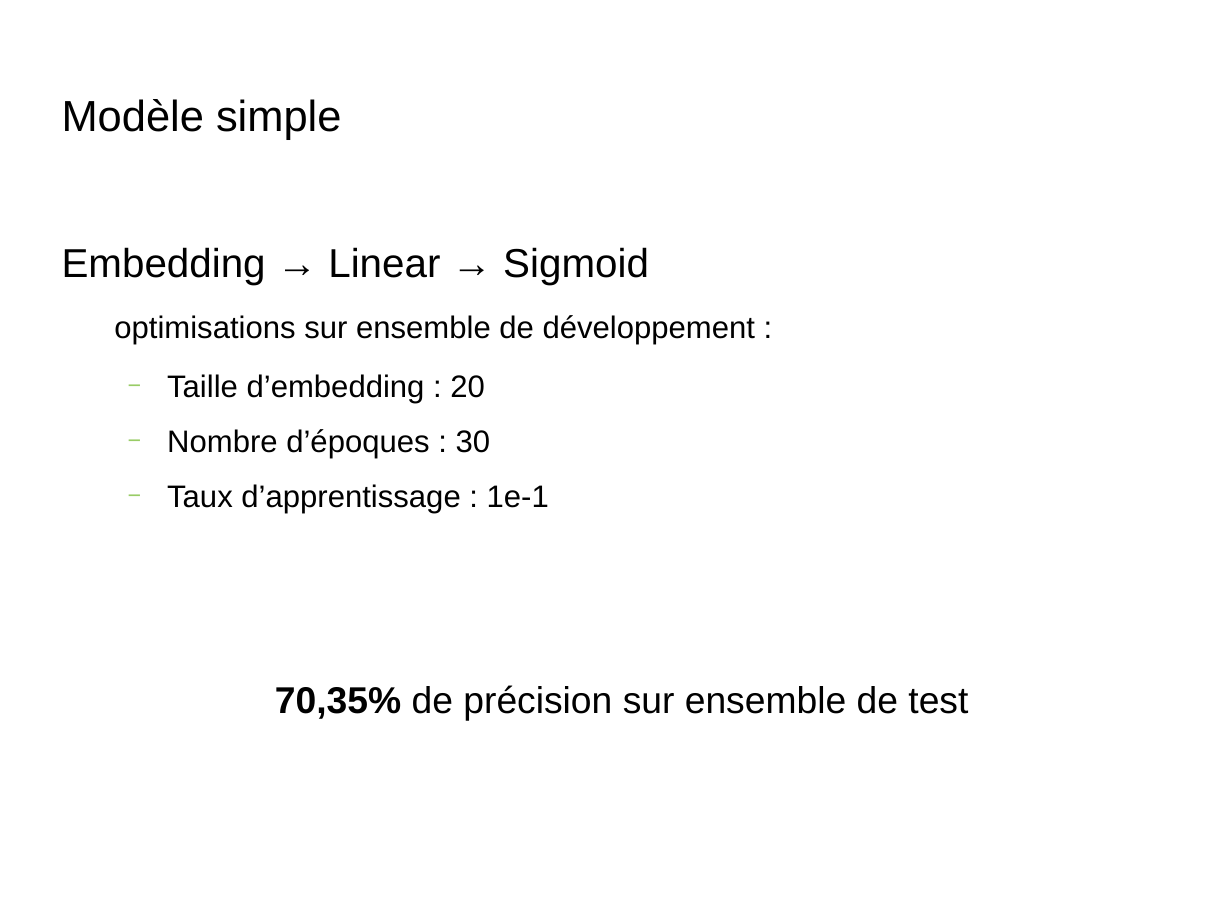
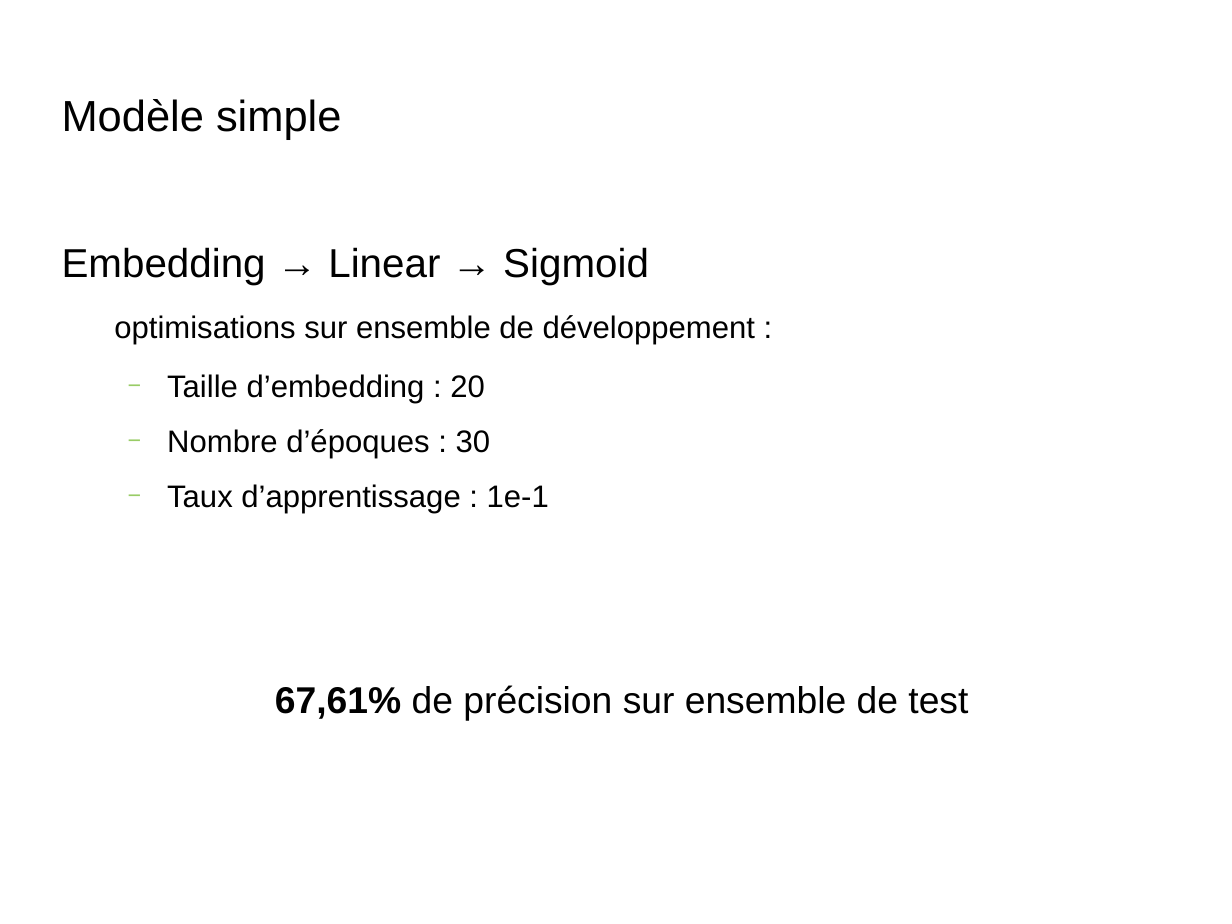
Before and after one commit to Ipsedo/TER_modele_neuronaux, a slide deck: slide 5 of presentation.odp. Drawn at 1232x924 pixels with LibreOffice and Linux fonts; fonts in the diff are those of the drawing; background and template pictures are left out. Boxes give left, top, right and bottom in pixels: in the first picture for what was removed or moved away, otherwise in the second. Text is boxed around its words. In the diff, an @@ line names an element or a change of style, - is before the commit and + after.

Commit message:
ajouter res modele simple

```diff
--- a/presentation.odp
+++ b/presentation.odp
@@ text at <box>275,685,968,721</box>: text changed @@
-70,35% de précision sur ensemble de test
+67,61% de précision sur ensemble de test
```
Also in this commit, not shown: 1 other slide changed, 1 slide added.
